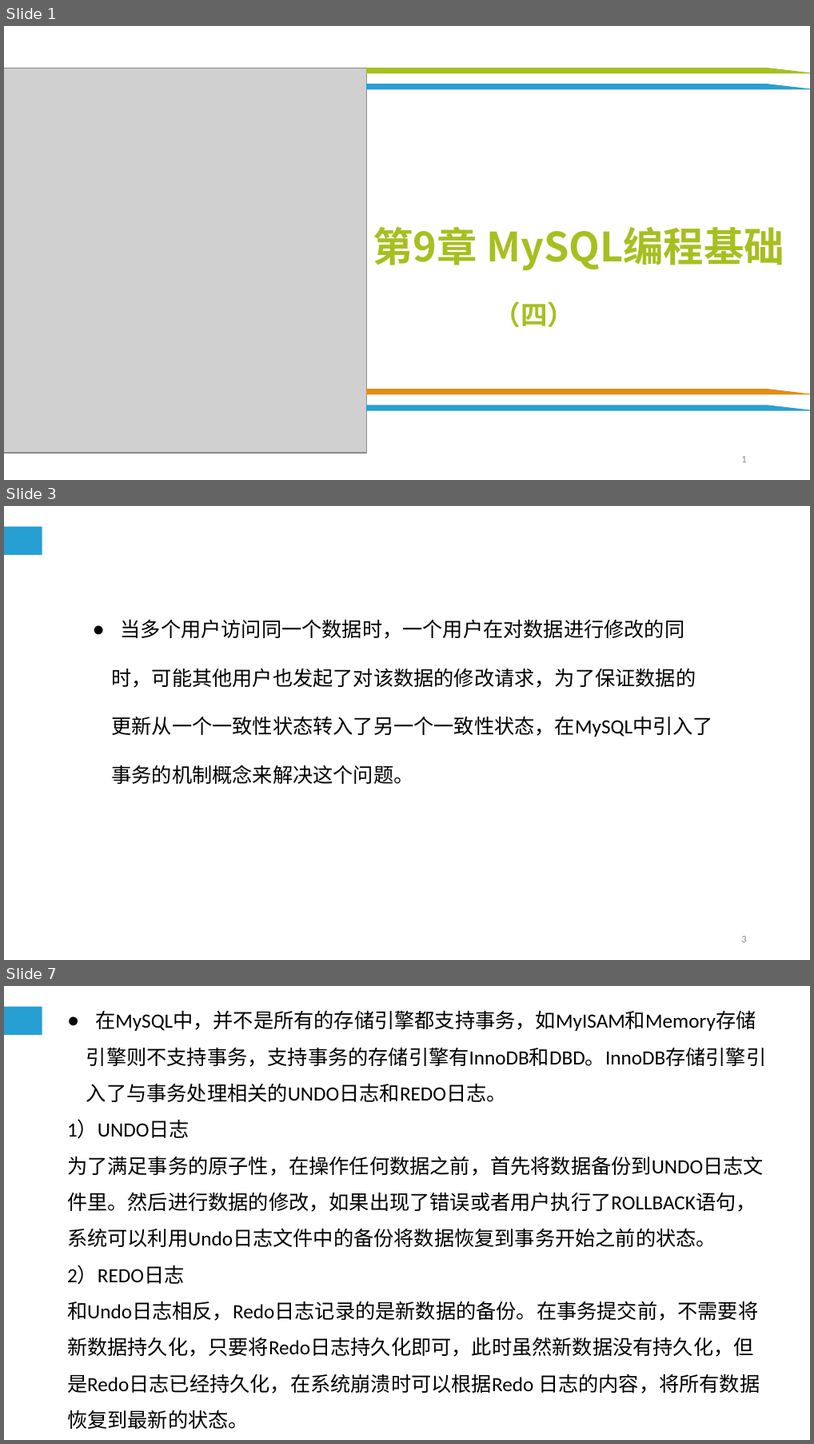
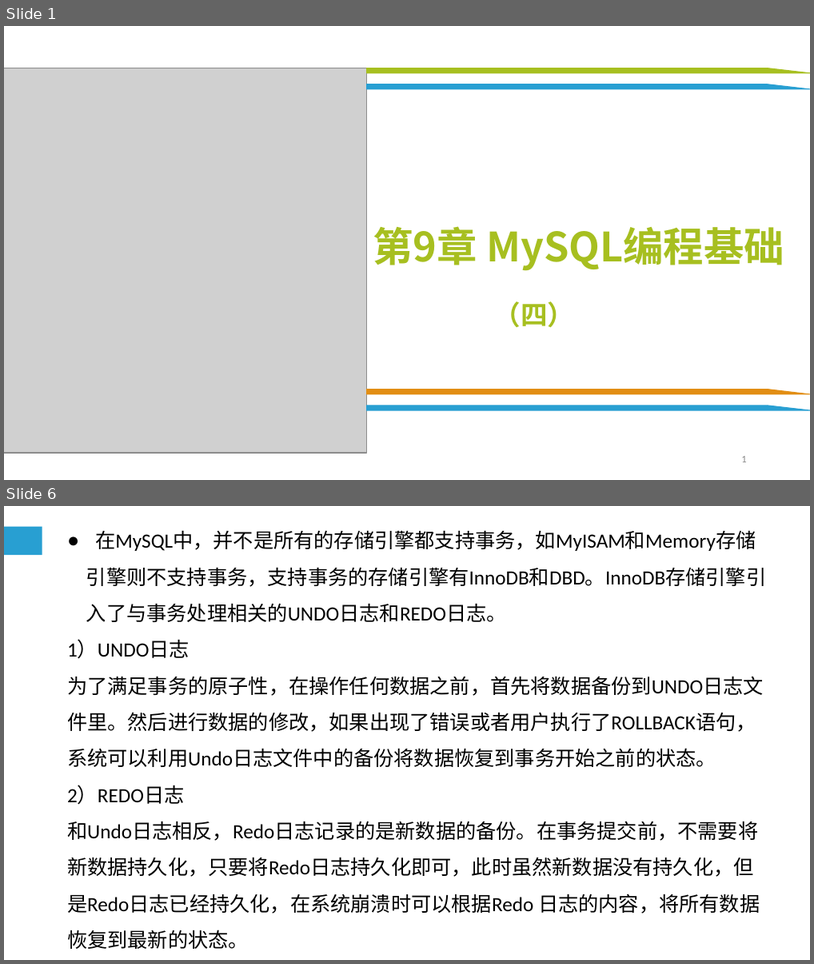
Before and after one commit to cqj726/mysql-s-PPT, a slide deck: PPT/第9章 MySQL编程基础（四）.ppt. Shown one above the other, each under a label of ours: slides 1, 3 and 7 before the commit, slides 1 and 6 after it; the slides between them are not shown. The pictures are 814x1444 and 814x964 pixels, drawn with LibreOffice and Linux fonts; fonts in the diff are those of the drawing; grey boxes stand for pictures; background and template pictures are left out. Boxes give left, top, right and bottom in pixels: in the first picture for what was removed or moved away, otherwise in the second. Text is boxed around its words. In the diff, an @@ line names an element or a change of style, - is before the commit and + after.

Commit message:
更新了第九章PPT

```diff
--- a/PPT/第9章 MySQL编程基础（四）.ppt
+++ b/PPT/第9章 MySQL编程基础（四）.ppt
@@ slide 3 removed at (x1=4, y1=506, x2=810, y2=960), background #FFFFFF; not listed: 1 template element that a slide beside it also shows @@
@@ text removed at (x1=111, y1=619, x2=713, y2=784) @@
-● 当多个用户访问同一个数据时，一个用户在对数据进行修改的同时，可能其他用户也发起了对该数据的修改请求，为了保证数据的更新从一个一致性状态转入了另一个一致性状态，在MySQL中引入了事务的机制概念来解决这个问题。
@@ page number removed at (x1=742, y1=936, x2=746, y2=942) @@
-3
@@ what was slide 7 is now slide 6 @@
```
Also in this commit, not shown: 1 slide changed, 3 slides added, 3 other slides removed, 1 other file.
